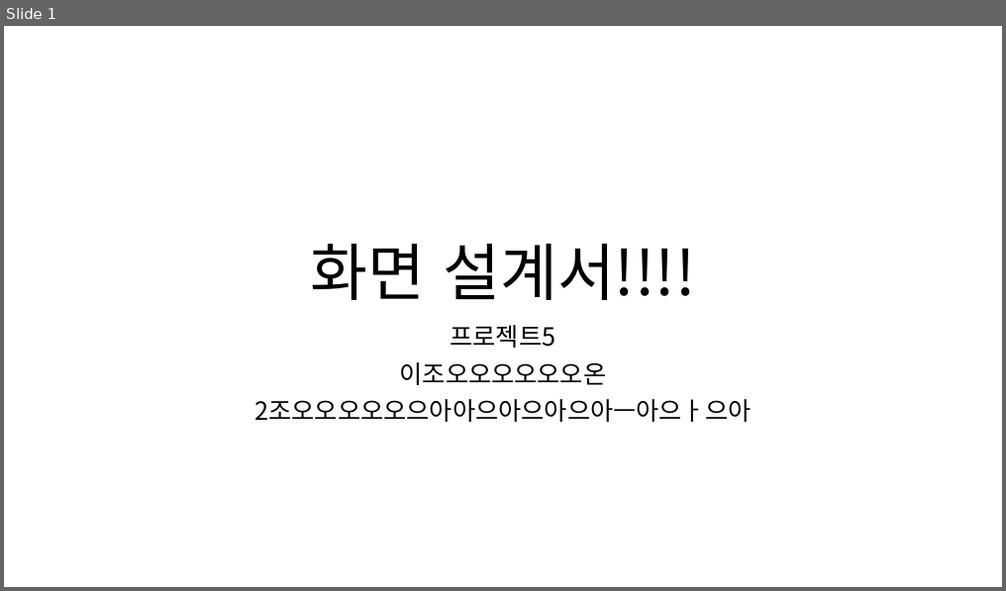
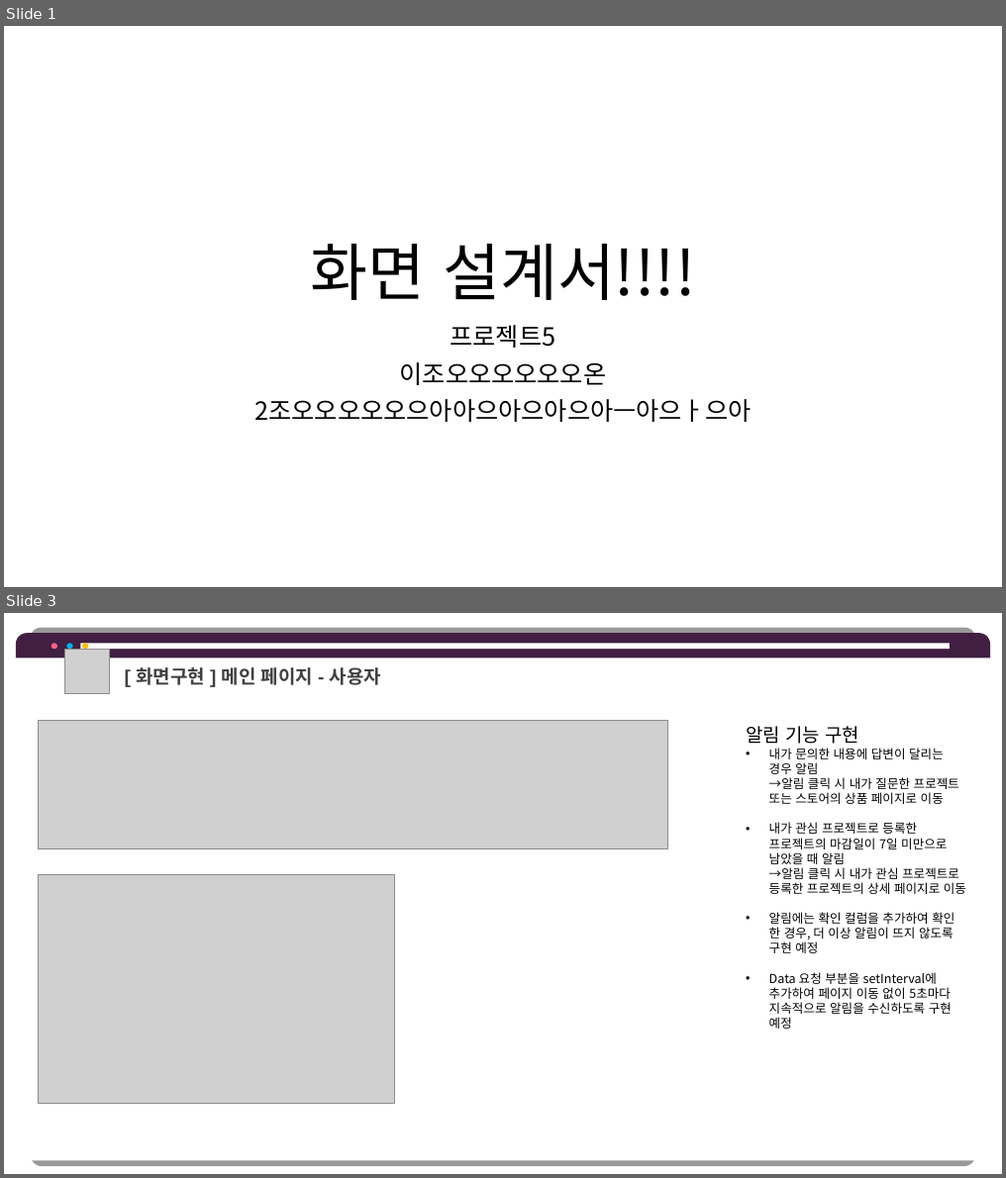
Before and after one commit to hhsw07/ezen-academy-projects, a slide deck: 0 발표용 파워포인트/0529 4차발표/0529 project06 - 파워포인트 - 형준.pptx. Shown one above the other, each under a label of ours: slide 1 before the commit, slides 1 and 3 after it; the slides between them are not shown. The pictures are 1006x591 and 1006x1178 pixels, drawn with LibreOffice and Linux fonts; fonts in the diff are those of the drawing; grey boxes stand for pictures. Boxes give left, top, right and bottom in pixels: in the first picture for what was removed or moved away, otherwise in the second. Text is boxed around its words. In the diff, an @@ line names an element or a change of style, - is before the commit and + after.

```diff
--- a/0 발표용 파워포인트/0529 4차발표/0529 project06 - 파워포인트 - 형준.pptx
+++ b/0 발표용 파워포인트/0529 4차발표/0529 project06 - 파워포인트 - 형준.pptx
@@ slide 3 added at (4,613,1002,1174), background #FFFFFF @@
@@ round same rect added at (16,633,991,658), fill #411F42 @@
@@ round same rect added at (16,658,991,1161), fill #FFFFFF @@
@@ ellipse added at (52,643,57,649), fill #FF6189 @@
@@ picture added at (65,649,110,693) @@
@@ ellipse added at (67,643,73,649), fill #00B0F0 @@
@@ rectangle added at (80,643,949,649), fill #FFFFFF @@
@@ ellipse added at (82,643,88,649), fill #FFC000 @@
@@ text added at (136,667,381,685), 18 pt, text #404040, bold @@
+[ 화면구현 ] 메인 페이지 - 사용자
@@ picture added at (38,720,668,849) @@
@@ text added at (746,726,966,1029), 12 pt, text #000000 @@
+알림 기능 구현
+• 내가 문의한 내용에 답변이 달리는 경우 알림
+  →알림 클릭 시 내가 질문한 프로젝트 또는 스토어의 상품 페이지로 이동
+• 내가 관심 프로젝트로 등록한 프로젝트의 마감일이 7일 미만으로 남았을 때 알림
+  →알림 클릭 시 내가 관심 프로젝트로 등록한 프로젝트의 상세 페이지로 이동
+• 알림에는 확인 컬럼을 추가하여 확인 한 경우, 더 이상 알림이 뜨지 않도록 구현 예정
+• Data 요청 부분을 setInterval에 추가하여 페이지 이동 없이 5초마다 지속적으로 알림을 수신하도록 구현 예정
@@ picture added at (38,874,395,1103) @@
```
Also in this commit, not shown: 8 other slides added, 1 other file.
